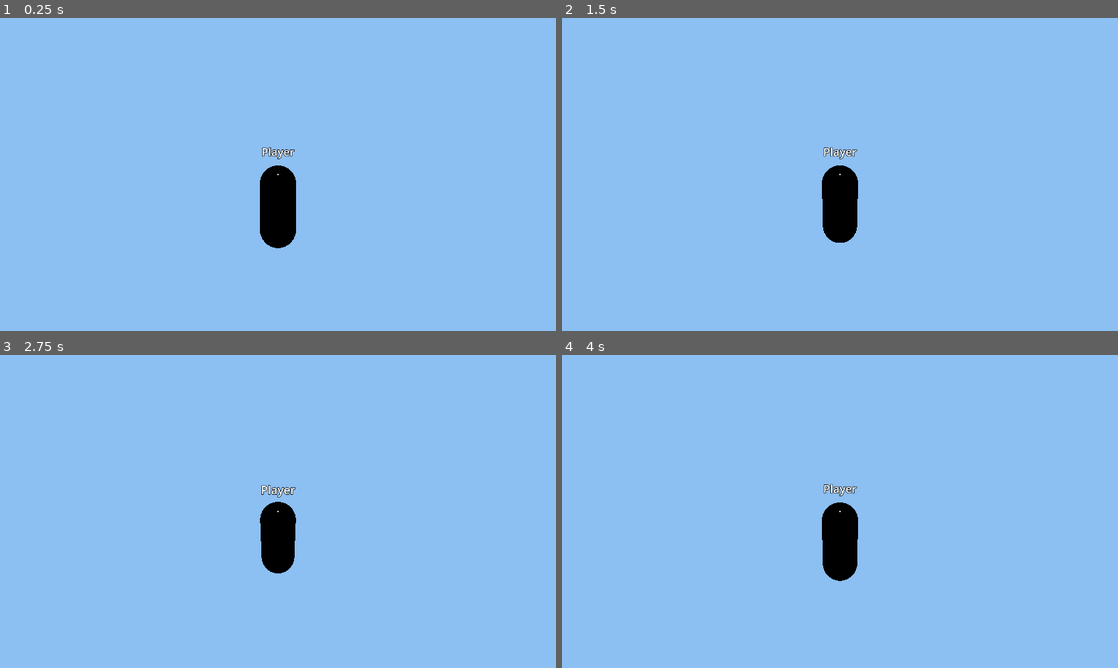
Above: before the commit, frames 1-4 (two rows, left to right).
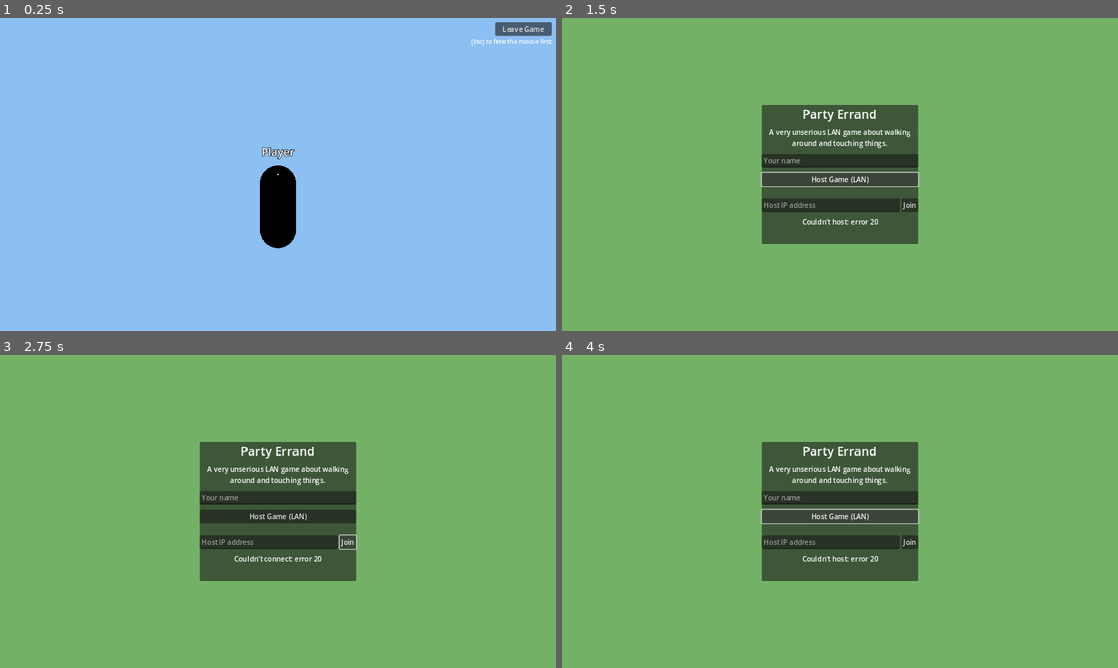
Above: after the commit, the same moments.

Repository: metheglin28/3dgame
Game: Godot game, scene res://scenes/player.tscn
Same seed, same stepped clock (60 frames per second), same inputs: the game is played once before the commit and once after it. This scene is started directly instead of the project's main scene.
Inputs (mouse positions are in pixels of both pictures, inside the frame that each line leads up to):
- Up to frame 1 (0.25 s): no input
- Up to frame 2 (1.5 s): click (1084, 30) at 0.5 s, where only the run after the commit has a clickable "Leave Game"; click (840, 180) at 1.25 s, where only the run after the commit has a clickable "Host Game (LAN)"
- Up to frame 3 (2.75 s): click (350, 542) at 2 s, where only the run after the commit has a clickable "Join"
- Up to frame 4 (4 s): move the mouse to (867, 511) at 2.77 s; hold E (interact) 2.78-3.53 s; hold W (move_forward) from 2.78 s (still down); move the mouse to (812, 511) at 3.52 s; click (812, 511) at 3.6 s

The runs differ from the first frame. In frame 1, 0.6% of the frame differs, in the area x 84-100%, y 1-9%; in frame 2, 100%; in frame 3, 100%; in frame 4, 100%, in the area x 0-100%, y 0-100%.

Commit message:
Add a way to leave the game and handle host disconnects gracefully
There was no way back to the main menu once in the world short of
force-quitting the app, and a joined client whose host quit or crashed
would just be stuck staring at a dead scene forever.

- HUD gets a "Leave Game" button (mouse needs to be freed with Esc
  first, same as any other UI interaction). Works identically whether
  you're the host (closing the peer drops everyone else too) or a
  client (just disconnects you) -- both land back on the main menu.
- World now listens for NetworkManager's server_disconnected signal
  (only ever relevant to clients) and automatically returns to the
  main menu if the host goes away unexpectedly.

Verified with two real headless processes: host presses leave and
returns to the menu, and the still-connected client automatically
detects the disconnect and returns to the menu on its own.

Diff:
--- a/scenes/player.tscn
+++ b/scenes/player.tscn
@@ -101,3 +101,25 @@
 offset_right = 2.0
 offset_bottom = 2.0
 color = Color(1, 1, 1, 0.85)
+
+[node name="LeaveButton" type="Button" parent="HUD"]
+anchors_preset = 1
+anchor_left = 1.0
+anchor_right = 1.0
+offset_left = -140.0
+offset_top = 10.0
+offset_right = -10.0
+offset_bottom = 40.0
+text = "Leave Game"
+
+[node name="LeaveHint" type="Label" parent="HUD"]
+anchors_preset = 1
+anchor_left = 1.0
+anchor_right = 1.0
+offset_left = -220.0
+offset_top = 44.0
+offset_right = -10.0
+offset_bottom = 64.0
+horizontal_alignment = 2
+theme_override_font_sizes/font_size = 14
+text = "[Esc] to free the mouse first"
--- a/scripts/player.gd
+++ b/scripts/player.gd
@@ -55,6 +55,7 @@
 @onready var name_label: Label3D = $NameLabel
 @onready var hold_point: Marker3D = $HoldPoint
 @onready var prompt_label: Label = $HUD/InteractPrompt
+@onready var leave_button: Button = $HUD/LeaveButton
 
 
 func _ready() -> void:
@@ -65,6 +66,7 @@
 	$HUD.visible = is_local
 	if is_local:
 		GameState.capture_mouse()
+		leave_button.pressed.connect(_on_leave_pressed)
 	# _physics_process always stays enabled, even on non-server peers: it's also
 	# where the *local* player reads Input and streams it to the server (see
 	# below). Only the actual movement simulation later in that function is
@@ -94,6 +96,15 @@
 		_request_throw.rpc_id(1)
 
 
+func _on_leave_pressed() -> void:
+	# Works the same whether this player is the host or a joined client:
+	# closing our own peer either shuts the server down (dropping everyone
+	# else too) or just disconnects us, and either way we land back on the menu.
+	GameState.release_mouse()
+	NetworkManager.leave_game()
+	get_tree().change_scene_to_file("res://scenes/main_menu.tscn")
+
+
 func _process(delta: float) -> void:
 	_update_squash_stretch(delta)
 	if peer_id != multiplayer.get_unique_id():
--- a/scripts/world.gd
+++ b/scripts/world.gd
@@ -17,6 +17,9 @@
 	spawner.spawn_function = _spawn_player
 	multiplayer.peer_connected.connect(_on_peer_connected)
 	multiplayer.peer_disconnected.connect(_on_peer_disconnected)
+	# Only ever fires for a client: if the host quits or crashes, don't leave
+	# us stuck staring at a dead scene -- bail back to the menu automatically.
+	NetworkManager.server_disconnected.connect(_on_server_disconnected)
 
 	if multiplayer.is_server():
 		# MultiplayerSpawner replays already-spawned nodes to peers that join later,
@@ -36,6 +39,11 @@
 	if player_nodes.has(id):
 		player_nodes[id].queue_free()
 		player_nodes.erase(id)
+
+
+func _on_server_disconnected() -> void:
+	GameState.release_mouse()
+	get_tree().change_scene_to_file("res://scenes/main_menu.tscn")
 
 
 func _spawn_for_peer(id: int) -> void:
